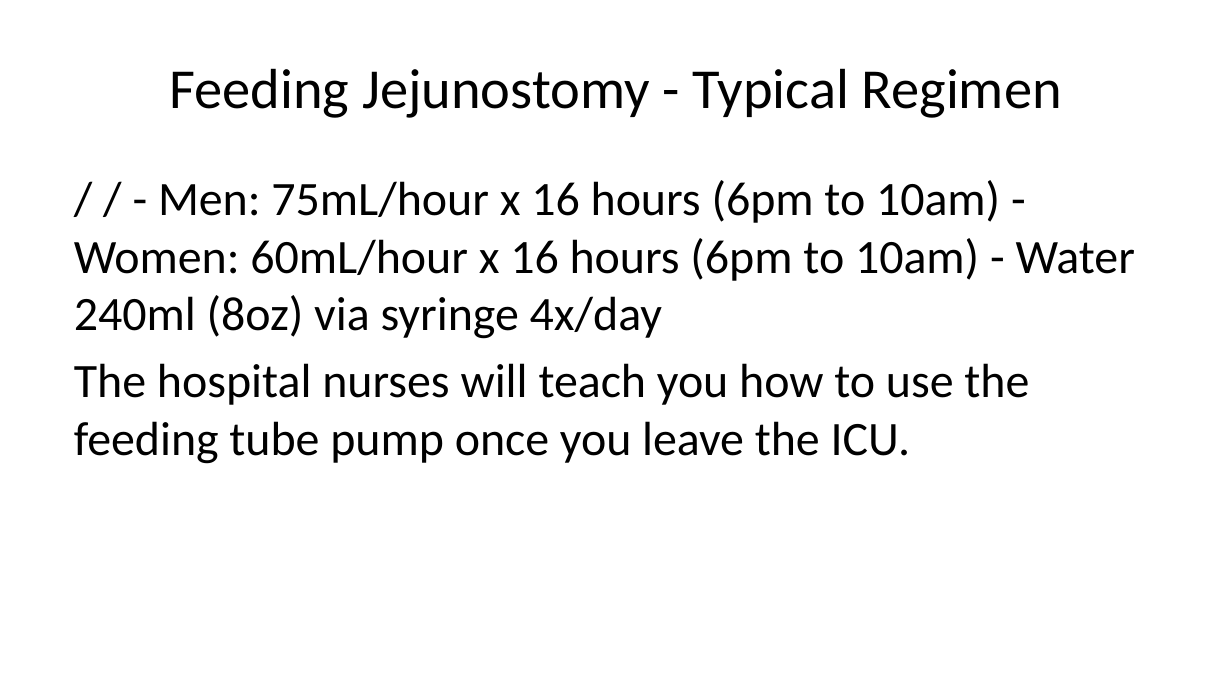
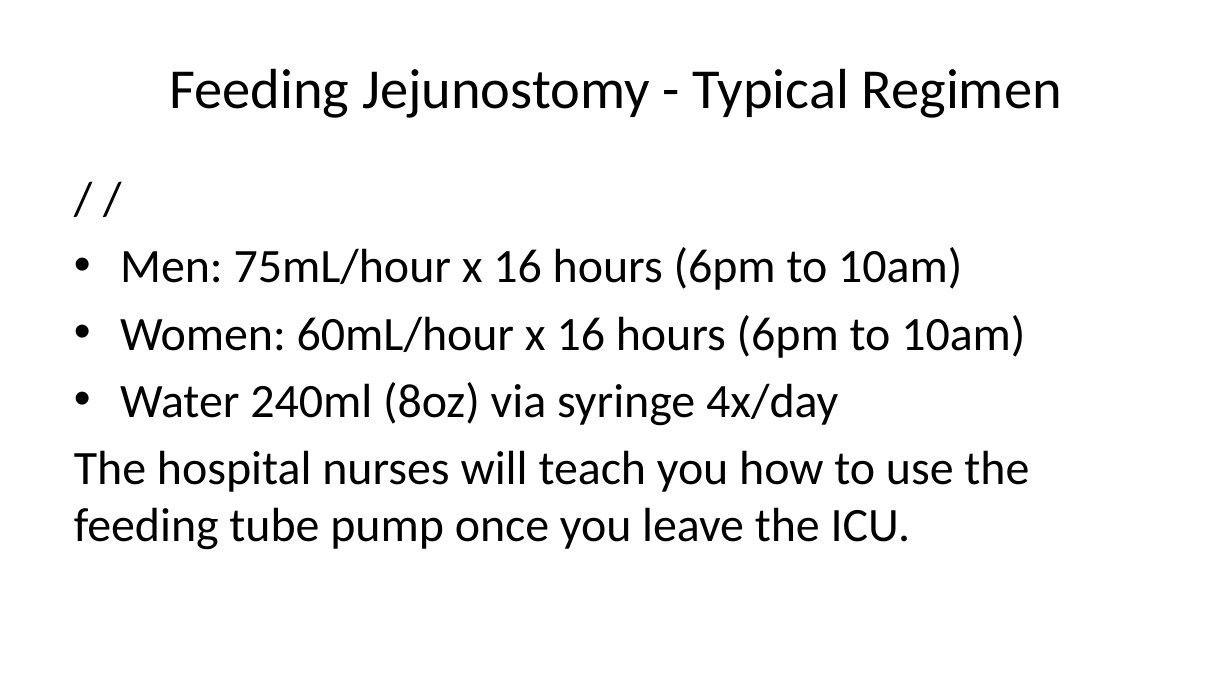
Before and after one commit to jcsalo/patient_education, a slide deck: slide 29 of lci_surgery.pptx. Drawn at 1232x693 pixels with LibreOffice and Linux fonts; fonts in the diff are those of the drawing. Boxes give left, top, right and bottom in pixels: in the first picture for what was removed or moved away, otherwise in the second. Text is boxed around its words. In the diff, an @@ line names an element or a change of style, - is before the commit and + after.

```diff
--- a/lci_surgery.pptx
+++ b/lci_surgery.pptx
@@ text at (120, 247, 1025, 426): text changed @@
-/ / - Men: 75mL/hour x 16 hours (6pm to 10am) - Women: 60mL/hour x 16 hours (6pm to 10am) - Water 240ml (8oz) via syringe 4x/day
+/ /
+• Men: 75mL/hour x 16 hours (6pm to 10am)
+• Women: 60mL/hour x 16 hours (6pm to 10am)
+• Water 240ml (8oz) via syringe 4x/day
```
Also in this commit, not shown: 1 other slide changed, 7 slides added, 1 slide removed, 38 other files.
